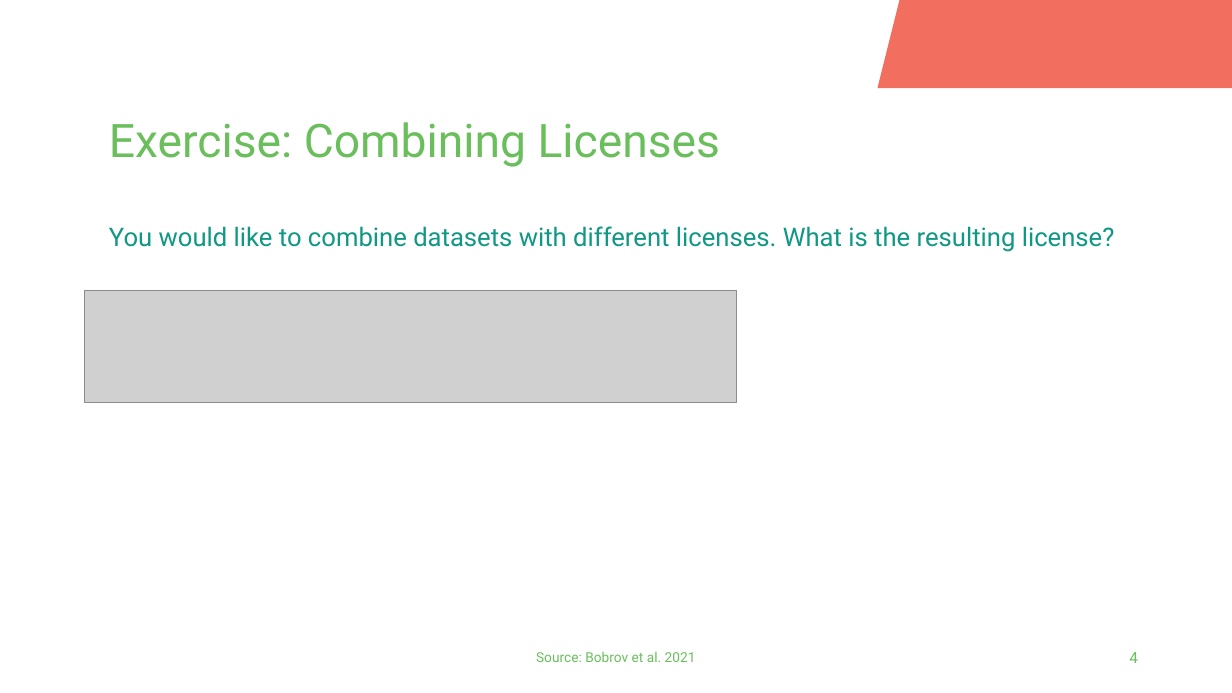
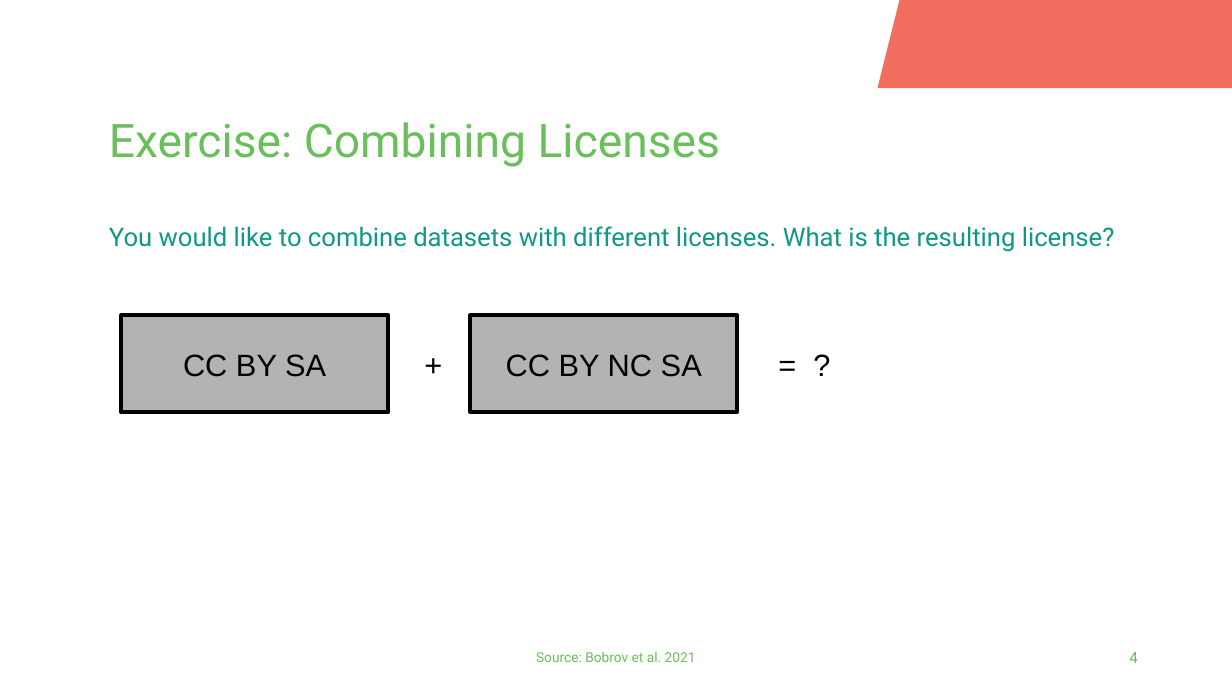
Before and after one commit to fairagro/FAIRagro_Modular-RDM-Training-Material, a slide deck: slide 4 of Bricks_LibreOffice/11_LegalAspects/11-01_LegalAspects_DataRights/11-01-03_DataRights_Licenses/11-01-03-04-04a_CC_Combinations_Exercise.odp. Drawn at 1232x693 pixels with LibreOffice and Linux fonts; fonts in the diff are those of the drawing; grey boxes stand for pictures; background and template pictures are left out. Boxes give left, top, right and bottom in pixels: in the first picture for what was removed or moved away, otherwise in the second. Text is boxed around its words. In the diff, an @@ line names an element or a change of style, - is before the commit and + after.

```diff
--- a/Bricks_LibreOffice/11_LegalAspects/11-01_LegalAspects_DataRights/11-01-03_DataRights_Licenses/11-01-03-04-04a_CC_Combinations_Exercise.odp
+++ b/Bricks_LibreOffice/11_LegalAspects/11-01_LegalAspects_DataRights/11-01-03_DataRights_Licenses/11-01-03-04-04a_CC_Combinations_Exercise.odp
@@ picture removed at [85,291,737,403] @@
@@ rectangle added at [121,315,388,413], fill #B1B3B4, outline #000000 2.3 pt, 18 pt, text #000000 @@
+CC BY SA
@@ rectangle added at [471,315,738,413], fill #B1B3B4, outline #000000 2.3 pt, 18 pt, text #000000 @@
+CC BY NC SA
@@ text added at [413,340,461,388], 18 pt, text #000000 @@
++
@@ text added at [766,340,849,388], 18 pt, text #000000 @@
+= ?
```
Also in this commit, not shown: 5 other slides changed, 1 other file.
